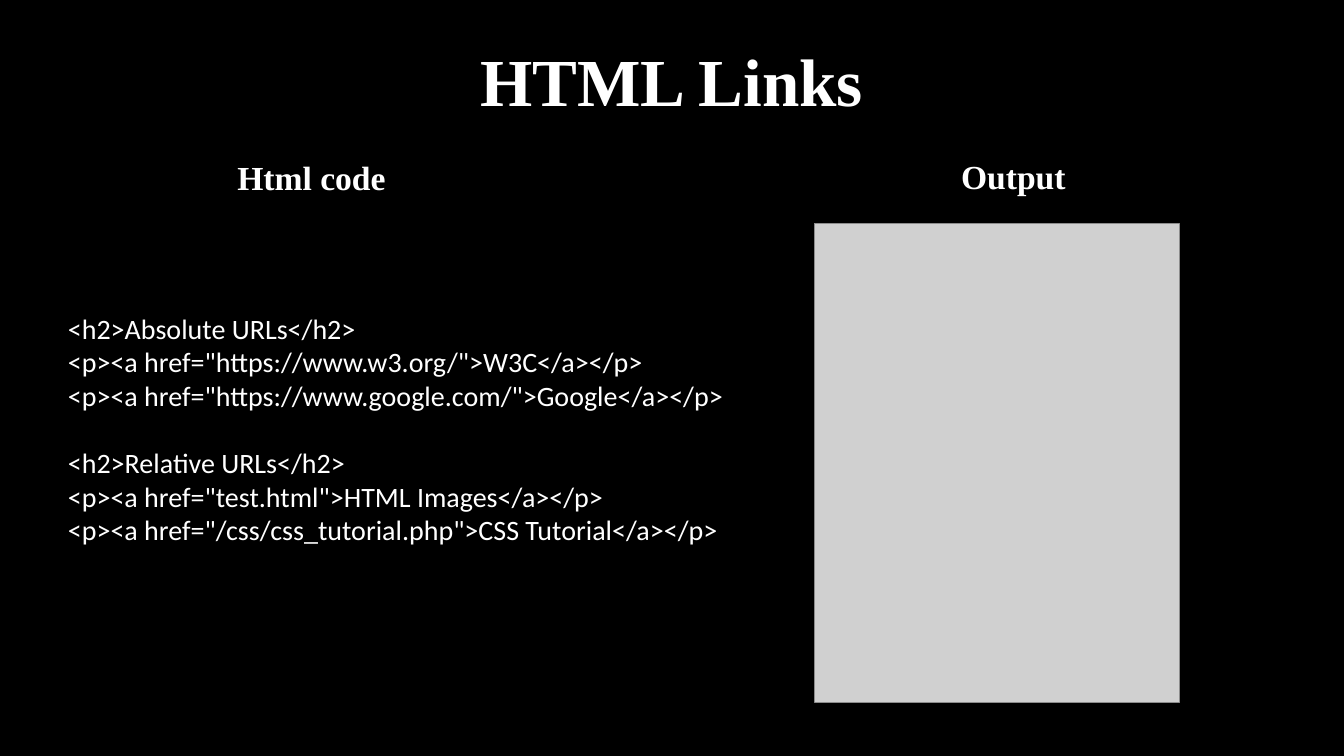
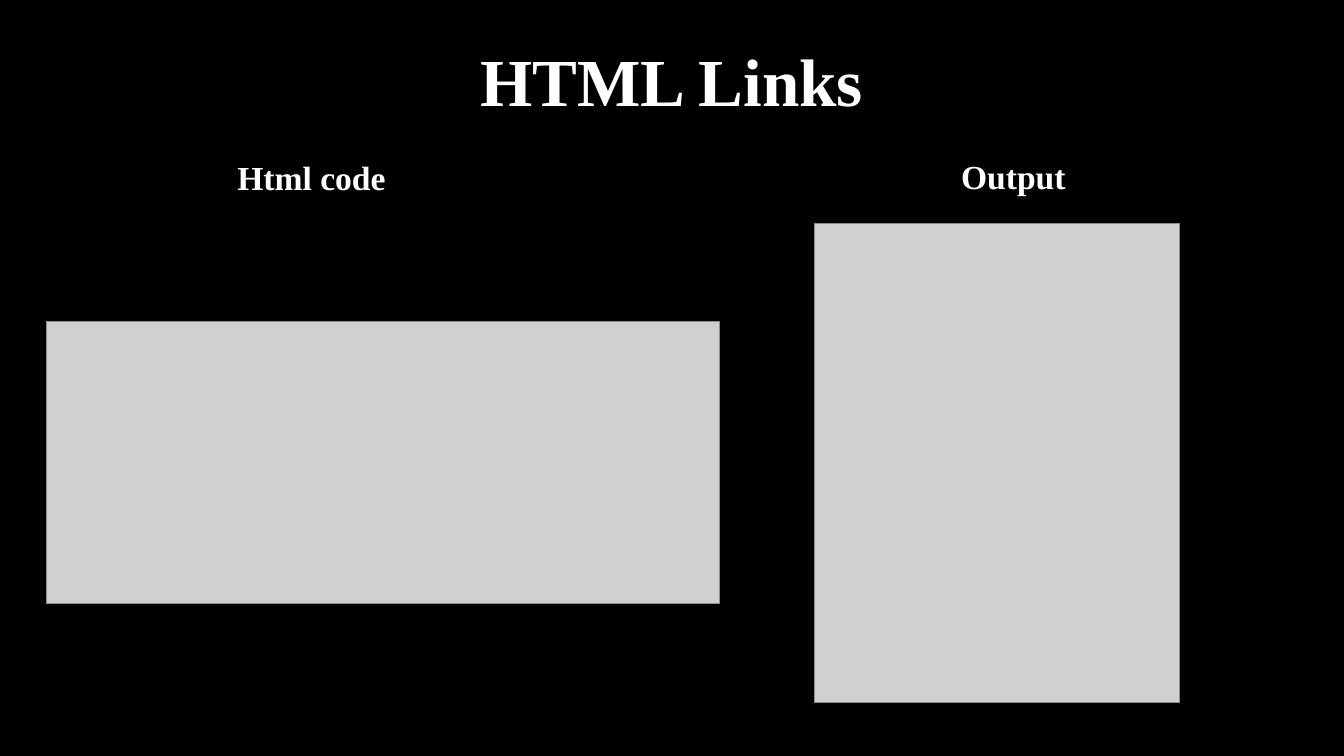
Before and after one commit to haiderIbrahem/ASPU_WEB, a slide deck: slide 27 of web.pptx (slide 29 before the commit). Drawn at 1344x756 pixels with LibreOffice and Linux fonts; fonts in the diff are those of the drawing; grey boxes stand for pictures. Boxes give left, top, right and bottom in pixels: in the first picture for what was removed or moved away, otherwise in the second. Text is boxed around its words. In the diff, an @@ line names an element or a change of style, - is before the commit and + after.

```diff
--- a/web.pptx
+++ b/web.pptx
@@ picture added at (46,322,719,604) @@
@@ text removed at (68,319,723,545) @@
-<h2>Absolute URLs</h2>
-<p><a href="https://www.w3.org/">W3C</a></p>
-<p><a href="https://www.google.com/">Google</a></p>
-<h2>Relative URLs</h2>
-<p><a href="test.html">HTML Images</a></p>
-<p><a href="/css/css_tutorial.php">CSS Tutorial</a></p>
```
Also in this commit, not shown: 24 other slides changed, 3 slides added, 3 slides removed.
